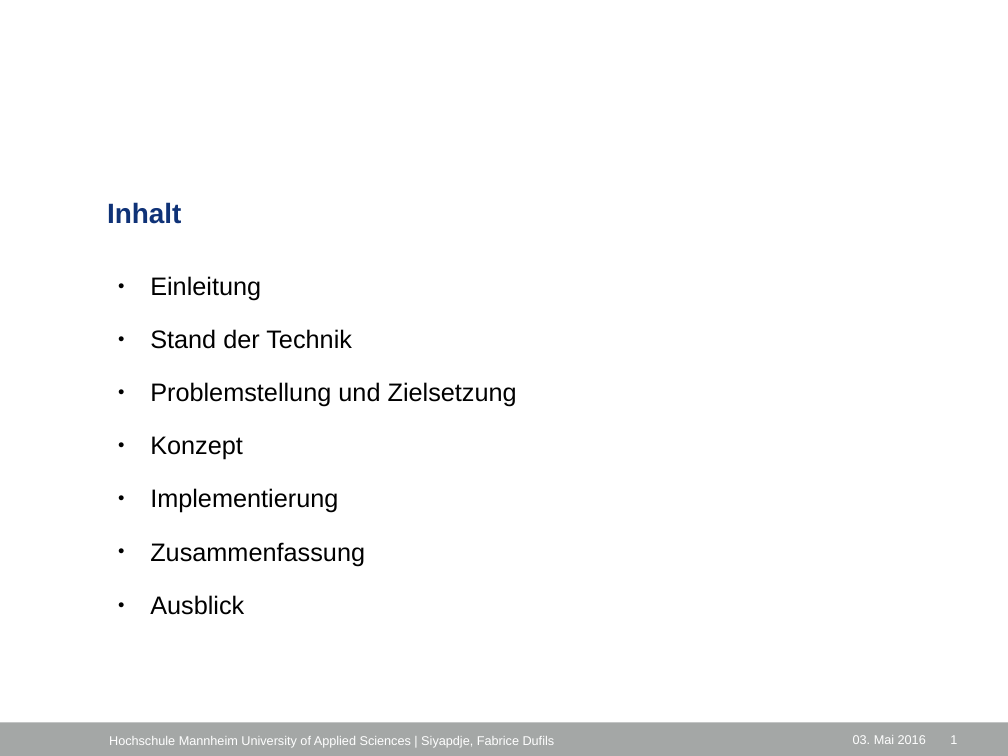
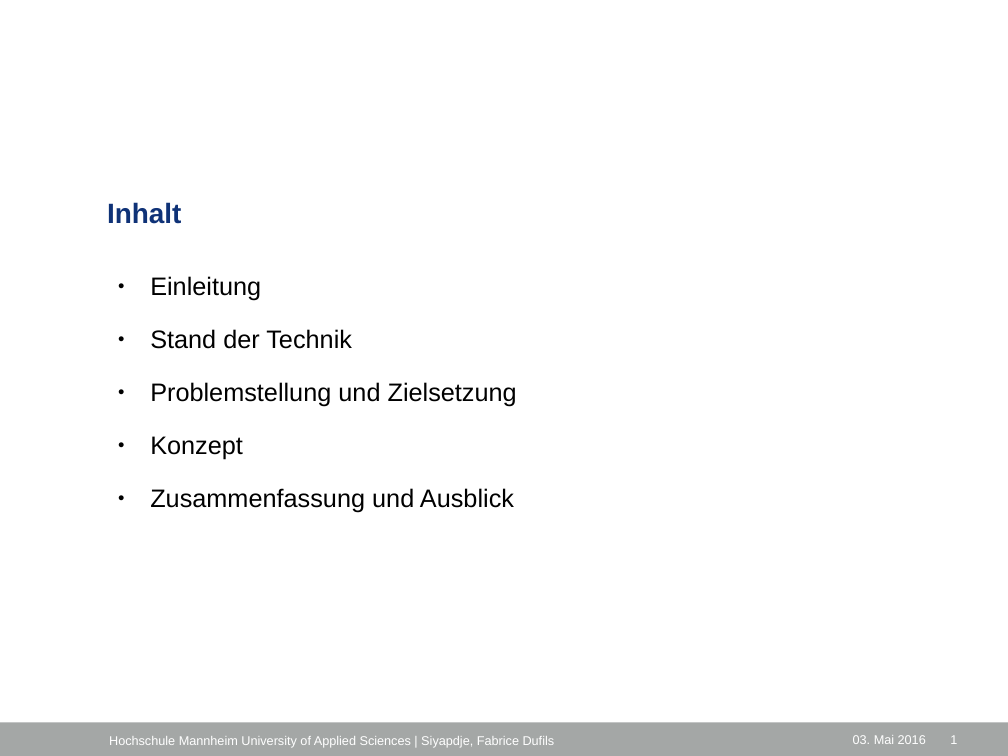
Before and after one commit to fab-du/documentations, a slide deck: slide 2 of vortrag/Untitled 1.odp. Drawn at 1008x756 pixels with LibreOffice and Linux fonts; fonts in the diff are those of the drawing; background and template pictures are left out. Boxes give left, top, right and bottom in pixels: in the first picture for what was removed or moved away, otherwise in the second. Text is boxed around its words. In the diff, an @@ line names an element or a change of style, - is before the commit and + after.

```diff
--- a/vortrag/Untitled 1.odp
+++ b/vortrag/Untitled 1.odp
@@ text at [150, 488, 514, 513]: text changed @@
-● Implementierung
-● Zusammenfassung
-● Ausblick
+● Zusammenfassung und Ausblick
```
Also in this commit, not shown: 16 other slides changed, 1 slide removed, 1 other file.
